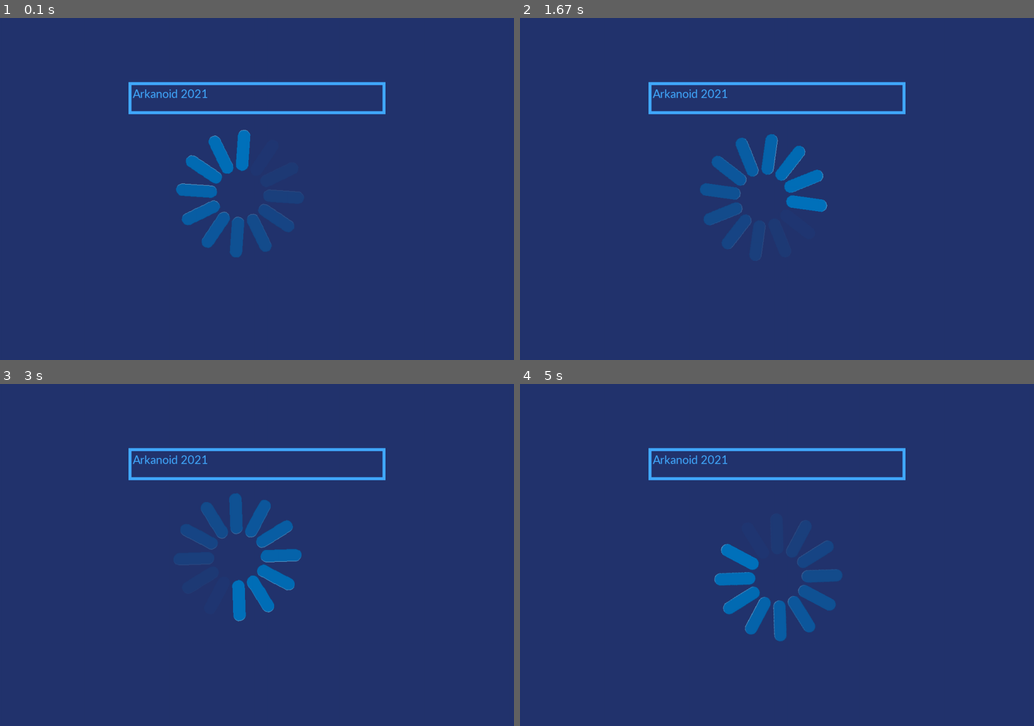
Above: before the commit, frames 1-4 (two rows, left to right).
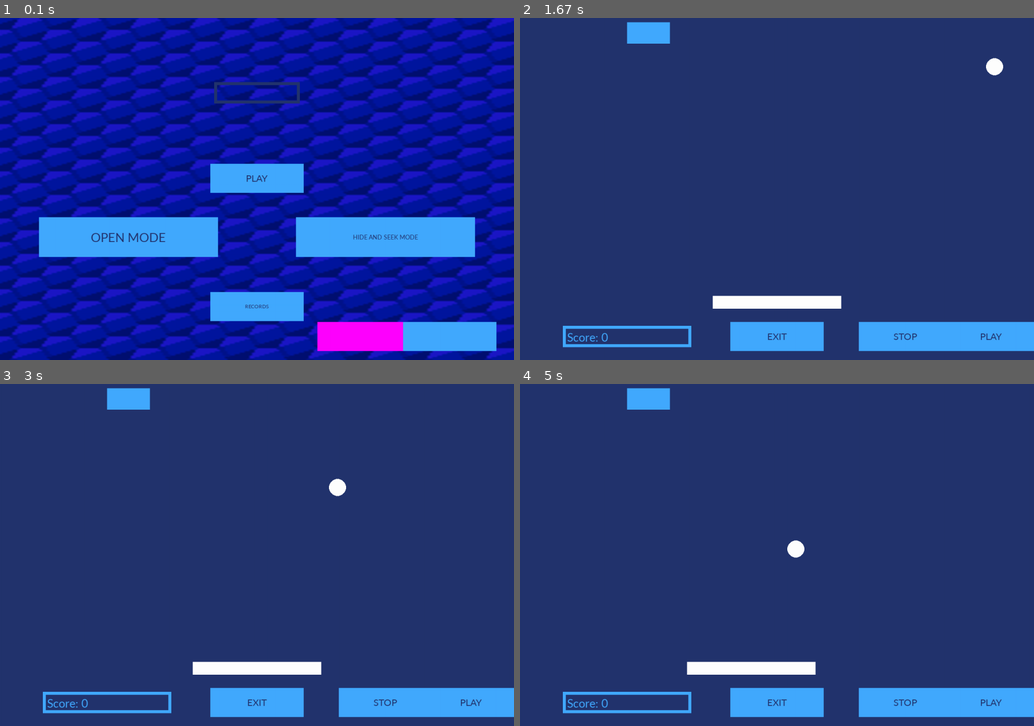
Above: after the commit, the same moments.

Repository: Milu-create/project_pygame
Game: pygame game, started from main.py
Two runs of this game, one before a commit and one after it. Both use one fixed random seed, a clock stepped at 60 frames per second and the inputs below.
Inputs (mouse positions are in pixels of both pictures, inside the frame that each line leads up to):
- Up to frame 1 (0.1 s): no input
- Up to frame 2 (1.67 s): click (777, 178) at 0.38 s, where only the run after the commit has a clickable "PLAY"; click (992, 336) at 0.72 s, where only the run after the commit has a clickable "PLAY"; hold Left 1-1.47 s; hold Right from 1.55 s (still down)
- Up to frame 3 (3 s): release Right at 2.18 s; hold Left 2.22-2.68 s; hold Right from 2.72 s (still down)
- Up to frame 4 (5 s): release Right at 3.18 s; click (905, 702) at 3.27 s, where only the run after the commit has a clickable "STOP"; click (992, 702) at 4.67 s, where only the run after the commit has a clickable "PLAY"; hold Left from 4.95 s (still down)

The runs differ from the first frame. In frame 1, 100% of the frame differs, in the area x 0-100%, y 0-100%; in frame 2, 10%; in frame 3, 10%; in frame 4, 10%.

Commit message:
Update main.py

Diff:
--- a/main.py
+++ b/main.py
@@ -68,7 +68,7 @@
     def __init__(self, start_image):
         self._bg_img, self._img = imgs[start_image], imgs[start_image]
         self._name_game = InputBox(300, 150, 600, 75, (66, 170, 255), (66, 170, 255),
-                                   text='Arkanoid 2021', is_click=False)
+                                   text='Arkanoid', is_click=False)
         self._rotate = 0
 
     def setup(self):
@@ -100,6 +100,10 @@
         self._record_but = Button()
         self._find = Button()
         self._open = Button()
+        self._color_blue = Button()
+        self._color_pink = Button()
+        self._color = (66, 170, 255)
+        self._pause = False
         self._name = InputBox(500, 150, 200, 50, (66, 170, 255), (35, 52, 110))
         self._bg_img = imgs[background_image]
 
@@ -108,19 +112,33 @@
         self._bg_img = pygame.transform.scale(self._bg_img, (WIDTH, HEIGHT))
 
     def process_event(self, event):
+        pygame.mixer.music.load("sound.mp3")
+        pygame.mixer.music.play(loops=-1, fade_ms=10)
+        pygame.mixer.music.set_volume(0.1)
         self._name.press(event)
         if event.type == pygame.MOUSEBUTTONDOWN:
             if self._but_new_game.pressed(pygame.mouse.get_pos()):
                 self._total = self._name.ret_total()
                 CUR.execute("""INSERT INTO players(name, score) VALUES(?, ?);""", self._total)
                 CON.commit()
-                self.get_app().set_state(GameState(randrange(0, 2)))
+                self.get_app().set_state(GameState(randrange(0, 2), self._color))
             elif self._record_but.pressed(pygame.mouse.get_pos()):
                 self.get_app().set_state(RecState('recbackground'))
             elif self._open.pressed(pygame.mouse.get_pos()):
-                self.get_app().set_state(GameState(0))
+                self.get_app().set_state(GameState(0, self._color))
             elif self._find.pressed(pygame.mouse.get_pos()):
-                self.get_app().set_state(GameState(1))
+                self.get_app().set_state(GameState(1, self._color))
+            elif self._color_blue.pressed(pygame.mouse.get_pos()):
+                self._color  = (66, 170, 255)
+            elif self._color_pink.pressed(pygame.mouse.get_pos()):
+                self._color = (255, 0, 255)
+        elif event.type == pygame.KEYDOWN and event.key == pygame.K_DOWN:
+            self._pause = not self._pause
+            if self._pause:
+                pygame.mixer.music.pause()
+            else:
+                pygame.mixer.music.unpause()
+
 
     def loop(self, dt):
         screen = self.get_app().get_screen()
@@ -131,6 +149,8 @@
         self._find.do(screen, (66, 170, 255), 700, 475, 400, 75, 0, "HIDE AND SEEK MODE", (35, 52, 110))
         self._but_new_game.do(screen, (66, 170, 255), 500, 350, 200, 50, 0, "PLAY", (35, 52, 110))
         self._record_but.do(screen, (66, 170, 255), 500, 650, 200, 50, 0, "RECORDS", (35, 52, 110))
+        self._color_pink.do(screen, (255, 0, 255), 750, 720, 200, 50, 0, " ", (35, 52, 110))
+        self._color_blue.do(screen, (66, 170, 255), 950, 720, 200, 50, 0, " ", (35, 52, 110))
 
     def destroy(self):
         pass
@@ -153,7 +173,7 @@
                 self._total = self._name.ret_total()
                 CUR.execute("""INSERT INTO players(name, score) VALUES(?, ?);""", self._total)
                 CON.commit()
-                self.get_app().set_state(GameState(randrange(0, 2)))
+                self.get_app().set_state(GameState(randrange(0, 2), (66, 170, 255)))
         if event.type == pygame.KEYDOWN and event.key == pygame.K_ESCAPE:
             self.get_app().set_state(MenuState('background'))
 
@@ -191,9 +211,10 @@
 
 
 class GameState(AppState):
-    def __init__(self, is_find):
+    def __init__(self, is_find, color):
         super().__init__()
         self._is_mode = is_find
+        self._color_rect = color
         self._board_speed = 60
         self._board = pygame.Rect(450, 650, 300, 30)
         self._ball_radius = 20
@@ -202,11 +223,14 @@
         self._ball = pygame.Rect(randrange(self._ball_rect, WIDTH - self._ball_rect),
                                  400, self._ball_rect, self._ball_rect)
         self._dx, self._dy = 1, -1
-        self._block_list = [pygame.Rect(10 + 120 * i, 10 + 70 * j, 100, 50) for i in range(10) for j in range(4)]
+        self._block_list = [pygame.Rect(10 + 120 * i, 10 + 70 * j, 100, 50) for i in range(5) for j in range(1)]
         self._is_draw_list = [randrange(0, 2) for _ in self._block_list]
         self._num = 0
         self._text = 'Score: ' + str(self._num)
         self._out = Button()
+        self._stop = Button()
+        self._play = Button()
+        self._resum = Button()
 
     def detect_collision(self, dx, dy, ball, rect):
         if dx > 0:
@@ -245,21 +269,31 @@
                                 WHERE number_of_play=(SELECT MAX(number_of_play)
                                 FROM players);""", (self._num,))
                 self.get_app().set_state(MenuState('background'))
+            elif self._stop.pressed(pygame.mouse.get_pos()):
+                self._board_speed = 0
+                self._ball_speed = 0
+            elif self._play.pressed(pygame.mouse.get_pos()):
+                self._board_speed = 60
+                self._ball_speed = 4
+            elif self._resum.pressed(pygame.mouse.get_pos()):
+                self.get_app().set_state(GameState(randrange(0, 2), self._color_rect))
 
     def loop(self, dt):
         self.get_app().get_screen().fill((35, 52, 110))
         screen = self.get_app().get_screen()
-        self._out.do(screen, (66, 170, 255), 700, 720, 200, 50, 0, "EXIT", (35, 52, 110))
-        self._score = InputBox(200, 720, 300, 50, (66, 170, 255), (66, 170, 255),
+        self._out.do(screen, (66, 170, 255), 500, 720, 200, 50, 0, "EXIT", (35, 52, 110))
+        self._stop.do(screen, (66, 170, 255), 800, 720, 200, 50, 0, "STOP", (35, 52, 110))
+        self._play.do(screen, (66, 170, 255), 1000, 720, 200, 50, 0, "PLAY", (35, 52, 110))
+        self._score = InputBox(100, 720, 300, 50, (66, 170, 255), (66, 170, 255),
                                text=self._text, is_click=False)
         self._score.draw(screen)
         if self._is_mode:
             for i in range(len(self._block_list)):
                 if self._is_draw_list[i]:
-                    pygame.draw.rect(screen, (66, 170, 255), self._block_list[i])
+                    pygame.draw.rect(screen, self._color_rect, self._block_list[i])
         else:
             for i in range(len(self._block_list)):
-                pygame.draw.rect(screen, (66, 170, 255), self._block_list[i])
+                pygame.draw.rect(screen, self._color_rect, self._block_list[i])
         pygame.draw.rect(screen, pygame.Color((255, 255, 255)), self._board)
         pygame.draw.circle(screen, pygame.Color((255, 255, 255)), self._ball.center, self._ball_radius)
         self._ball.x += self._ball_speed * self._dx
@@ -290,6 +324,10 @@
                             WHERE number_of_play=(SELECT MAX(number_of_play)
                             FROM players);""", (self._num,))
             self._text = _return_znach(key=('name',))[0] + ", you won!"
+            self._resum.do(screen, (66, 170, 255), 500, 425, 200, 50, 0, "RESUM", (35, 52, 110))
+            self._board_speed = 0
+            self._ball_speed = 0
+
 
     def destroy(self):
         pass
@@ -406,6 +444,6 @@
     imgs = {'background': load_image('background.png'),
             'recbackground': load_image('recback.png'),
             'startimg': load_image('start.png')}
-    menu_state = StartState('startimg')
+    menu_state = MenuState('background') #StartState('startimg')
     app.set_state(menu_state)
     app.run()
